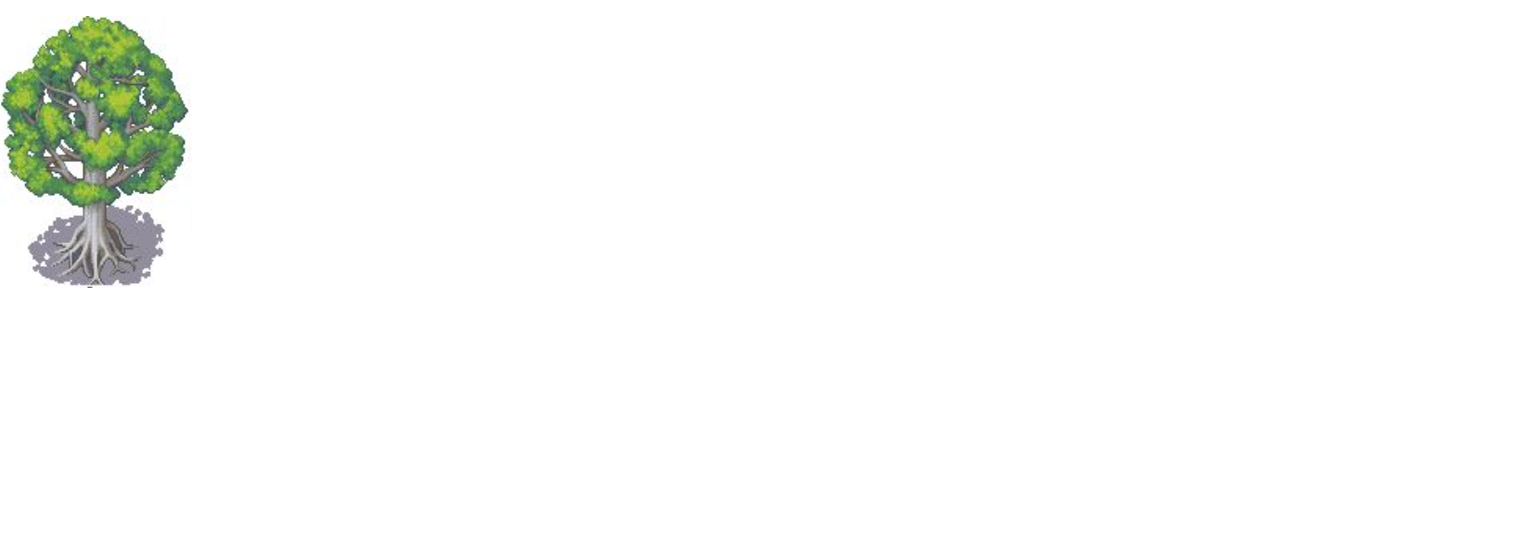
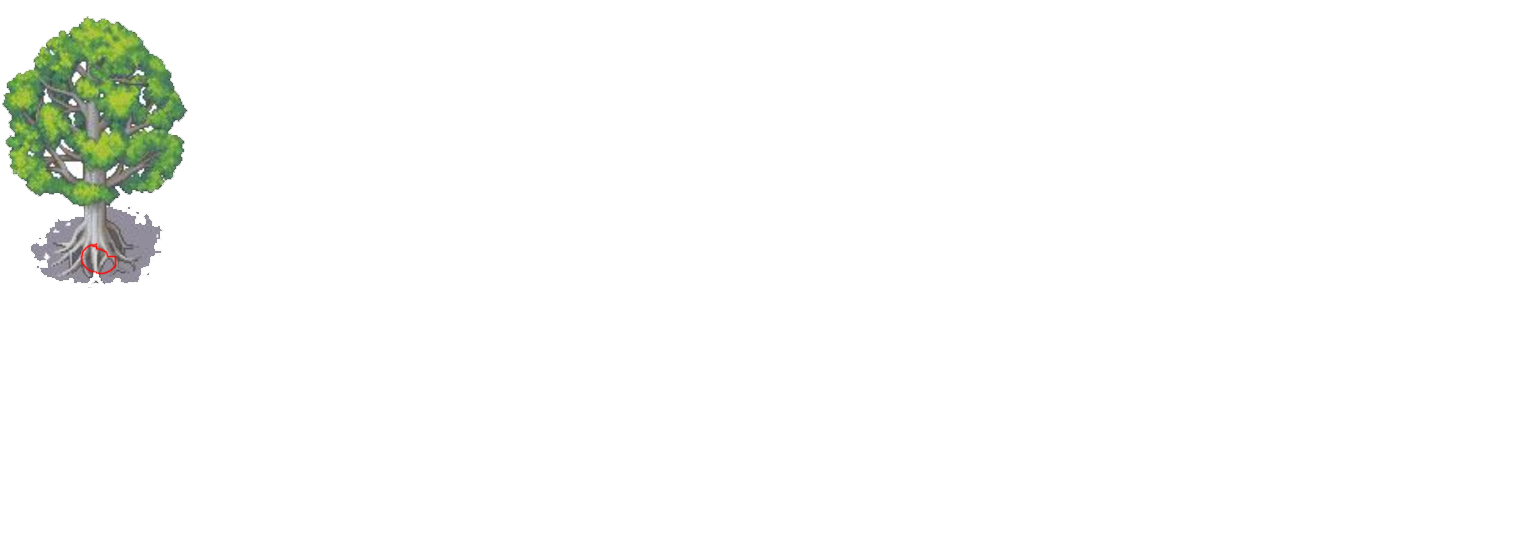
Layers edited between the first and the second 1536x544 image:
painted on "Layer 19" over [0, 16, 192, 288]
